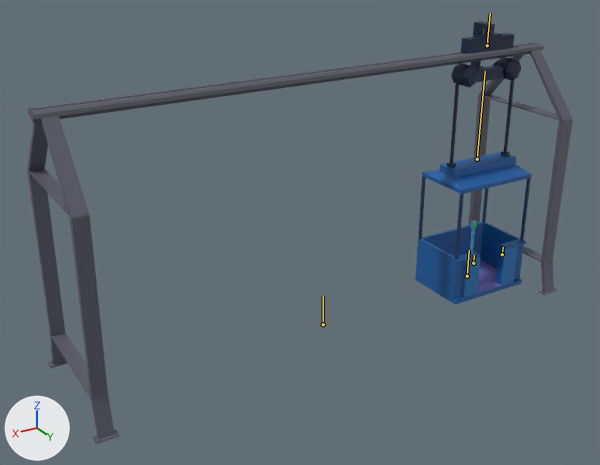
What one commit did to the Blender file Materials/LiftMachine.blend.
Both versions are drawn from a 50 mm lens placed at (6.26, 9.72, 6.53), pointed at (0.43, 0.01, 1.68). The axes (+X, +Y, +Z) are drawn at lower left. The lights are the same throughout. Both versions are drawn at frame 160 of the action 'Move'; the numbers are the values there. The bones that bend it are drawn over the model as lines.

Names of what the first picture shows: 'CarBottom', 'CarCable', 'CarDoor.001', 'CarDoor.002', 'CarTop', 'CarTriger', 'LiftMachine', 'PressButtonCar'.
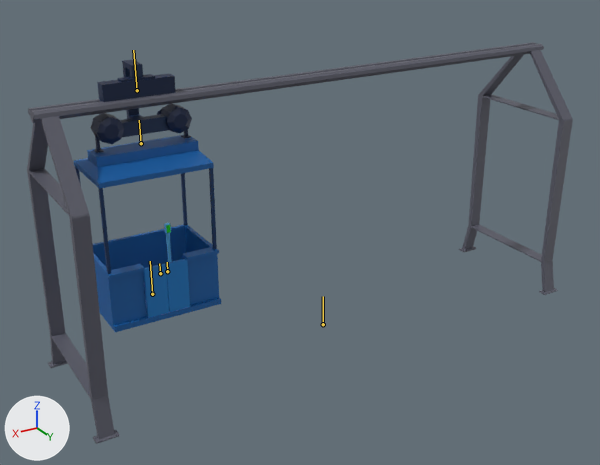
Changed parts and their boxes [x1, y1, x2, y2] in the pictures (600 x 465 px):
'CarBottom', posed (25% wider, 29% taller)
    before: [415, 152, 532, 304]
    after: [74, 135, 221, 332]
'CarTop', posed (44% wider, 25% taller)
    before: [451, 21, 521, 88]
    after: [91, 60, 192, 144]
'CarDoor.001', posed (37% wider, 37% taller)
    before: [462, 257, 480, 297]
    after: [144, 263, 169, 318]
'CarDoor.002', posed (37% wider, 34% taller)
    before: [500, 246, 518, 286]
    after: [165, 258, 190, 312]
'CarCable', posed
    before: [447, 79, 514, 168]
    after: [93, 129, 191, 153]
'CarTriger', posed (not visible afterwards)
    before: [478, 262, 497, 287]
'PressButtonCar', posed (12% wider, 18% taller)
    before: [470, 220, 477, 253]
    after: [164, 223, 172, 262]
bone 'Bone.001', root to tip
    before: (487, 45) to (490, 13)
    after: (137, 90) to (133, 50)
bone 'Bone.002', root to tip
    before: (467, 276) to (469, 250)
    after: (152, 294) to (150, 261)
bone 'Bone.003', root to tip
    before: (473, 263) to (474, 255)
    after: (160, 273) to (159, 263)
bone 'Bone.004', root to tip
    before: (502, 254) to (503, 247)
    after: (167, 271) to (167, 262)
bone 'BoneCableBottom', root to tip
    before: (477, 159) to (485, 71)
    after: (141, 143) to (139, 120)

Patch to the scene script:
```diff
--- a/Materials/LiftMachine.blend.py
+++ b/Materials/LiftMachine.blend.py
@@ bone_bone_001 @@
 bone_bone_001 = bpy.data.objects['ArmtLiftMachine'].pose.bones['Bone.001']  # child of 'Bone'
-bone_bone_001.location = (-5.747, 0.0, 0.0)
+bone_bone_001.location = (0.0, 0.0, 0.0)
@@ bone_bone_002 @@
 bone_bone_002 = bpy.data.objects['ArmtLiftMachine'].pose.bones['Bone.002']  # child of 'Bone.001'
-bone_bone_002.location = (0.0, -0.003, 0.0)
+bone_bone_002.location = (0.0, 1.178, 0.0)
@@ bone_bone_003 @@
 bone_bone_003 = bpy.data.objects['ArmtLiftMachine'].pose.bones['Bone.003']  # child of 'Bone.002'
-bone_bone_003.location = (0.003, 0.0, 0.0)
+bone_bone_003.location = (-0.274, 0.0, 0.0)
@@ bone_bone_004 @@
 bone_bone_004 = bpy.data.objects['ArmtLiftMachine'].pose.bones['Bone.004']  # child of 'Bone.002'
-bone_bone_004.location = (-0.008, 0.0, 0.0)
+bone_bone_004.location = (0.259, 0.0, 0.0)
@@ bone_bonecablebottom @@
 bone_bonecablebottom = bpy.data.objects['ArmtLiftMachine'].pose.bones['BoneCableBottom']  # child of 'Bone.002'
-bone_bonecablebottom.scale = (1.0, 1.02, 1.0)
+bone_bonecablebottom.scale = (1.0, 0.21, 1.0)
```
